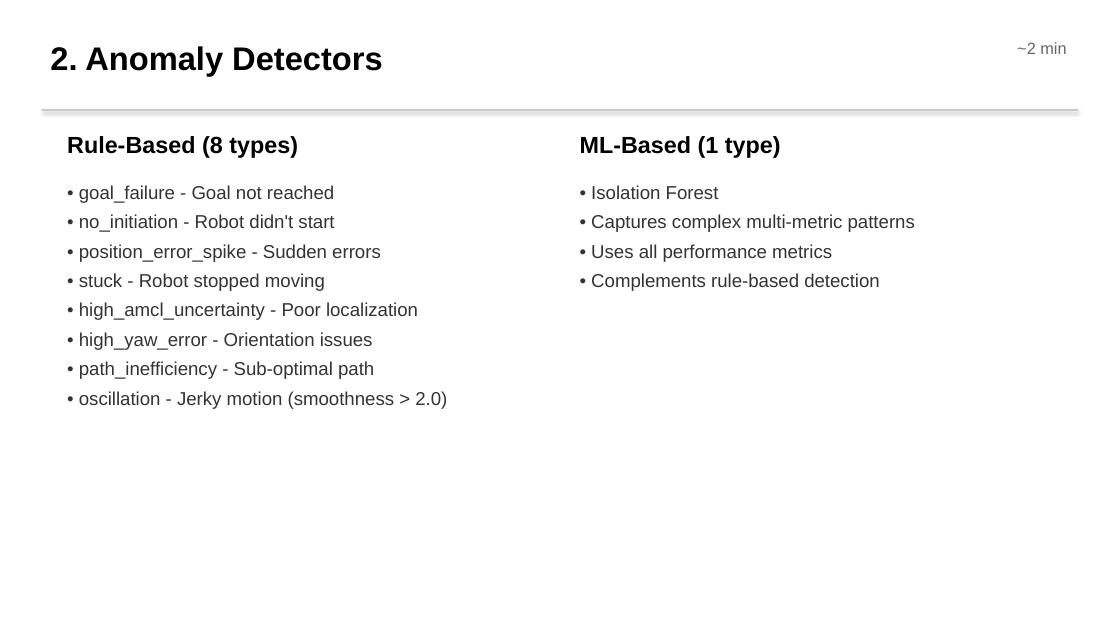
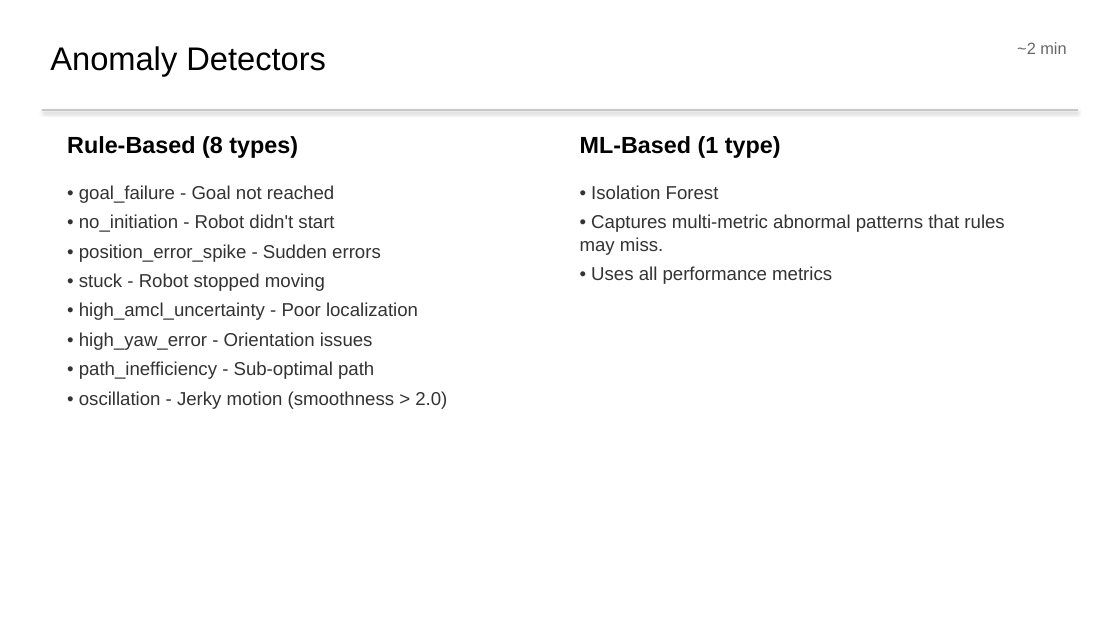
Before and after one commit to nasimpc/Robot-Navigation-Anomaly-Detection-and-Causal-Analysis, a slide deck: slide 6 of assignment3/Team2_Presentation.pptx. Drawn at 1120x630 pixels with LibreOffice and Linux fonts; fonts in the diff are those of the drawing. Boxes give left, top, right and bottom in pixels: in the first picture for what was removed or moved away, otherwise in the second. Text is boxed around its words. In the diff, an @@ line names an element or a change of style, - is before the commit and + after.

```diff
--- a/assignment3/Team2_Presentation.pptx
+++ b/assignment3/Team2_Presentation.pptx
@@ text at box(50, 46, 326, 76): text changed; bold off @@
-2. Anomaly Detectors
+Anomaly Detectors
@@ text at box(580, 214, 1004, 255): text changed @@
-• Captures complex multi-metric patterns
+• Captures multi-metric abnormal patterns that rules may miss.
@@ text at box(591, 273, 880, 291): paragraph removed @@
-• Complements rule-based detection
```
Also in this commit, not shown: 9 other slides changed, 2 slides added, 2 slides removed.
